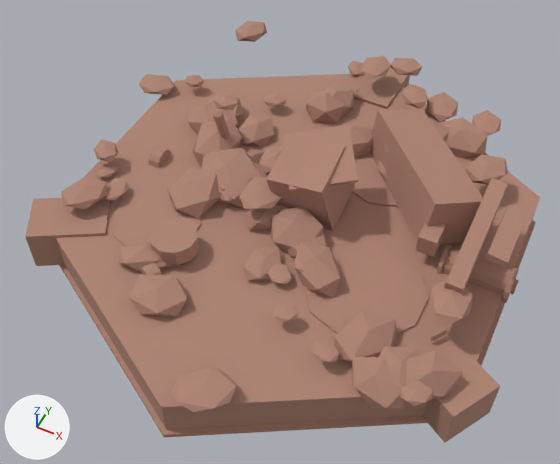
What one commit did to the glTF model buildings/main_building/main_building_s2_ruin.glb.
Rendered twice from a 50 mm camera at (1.77, -3.81, 4.72) aimed at (-0.02, -0.22, 0.23). The axes (+X, +Y, +Z) are drawn at lower left. The lights are the same throughout. The first picture is the older version. Where no turn or scale is listed for an object, it has been applied to the vertices. Vertices at exactly the same position are counted once.

Names of what the first picture shows: 'MB_BrokenPipe_1'.
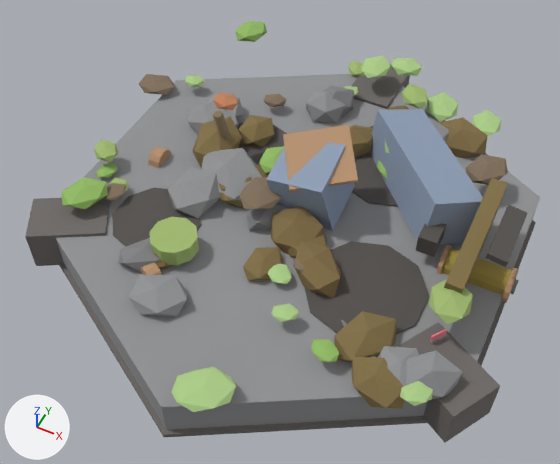
Pixel boxes (x1, y1, x2, y2) of what changed, in the pictures (560 x 464 px):
```json
{"part": 1, "of": "me_cylinder_020", "change": "recoloured", "before": [56, 74, 540, 430], "after": [56, 74, 540, 430], "on screen": "beige to grey"}
{"part": 2, "of": "me_cylinder_020", "change": "recoloured", "before": [25, 64, 536, 443], "after": [25, 64, 536, 443]}
{"part": 3, "of": "me_cylinder_020", "change": "recoloured", "before": [61, 21, 519, 412], "after": [61, 21, 519, 412]}
{"part": 4, "of": "me_cylinder_020", "change": "recoloured", "before": [154, 105, 516, 409], "after": [154, 105, 516, 409], "on screen": "darker"}
{"part": 5, "of": "me_cylinder_020", "change": "recoloured", "before": [112, 122, 527, 334], "after": [112, 122, 527, 334], "on screen": "beige to dark grey"}
```

The change, as JSON lines over the scene's bpy script:
```json
{"block": "me_cylinder_020", "where": "me_cylinder_020.from_pydata(...)  # 1276 vertices, 2164 faces; spans x -2.57..1.25, y -3.07..0.97, z -0.34..0.6"}
{"block": "me_cylinder_020", "where": "# used by ob_mb_brokenpipe_1; location = (0.625, 1.083, 0.3)"}
{"block": "me_cylinder_020", "change": "me_cylinder_020 part 1: 584 faces centred in x -2.31..1.13, y -2.71..0.54, z -0.3..0.5 are repainted in the vertex colours; the middle colour goes from beige #af8473 to grey #828385"}
{"block": "me_cylinder_020", "change": "me_cylinder_020 part 2: 216 faces centred in x -2.55..1.19, y -2.74..0.97, z -0.34..0.58 are repainted in the vertex colours; the middle colour goes from beige #af8473 to brown #82705c"}
{"block": "me_cylinder_020", "change": "me_cylinder_020 part 3: 756 faces centred in x -2.31..1.11, y -2.99..0.84, z -0.13..0.56 are repainted in the vertex colours; the middle colour goes from beige #af8473 to green #adbb70"}
{"block": "me_cylinder_020", "change": "me_cylinder_020 part 4: 404 faces centred in x -1.76..1.11, y -2.42..0.37, z -0.11..0.46 are repainted in the vertex colours; the middle colour goes from beige #af8473 to yellow #827046"}
{"block": "me_cylinder_020", "change": "me_cylinder_020 part 5: 204 faces centred in x -1.86..1.03, y -2.01..0.19, z 0.0..0.51 are repainted in the vertex colours; the middle colour goes from beige #af8473 to dark grey #56524f"}
```
